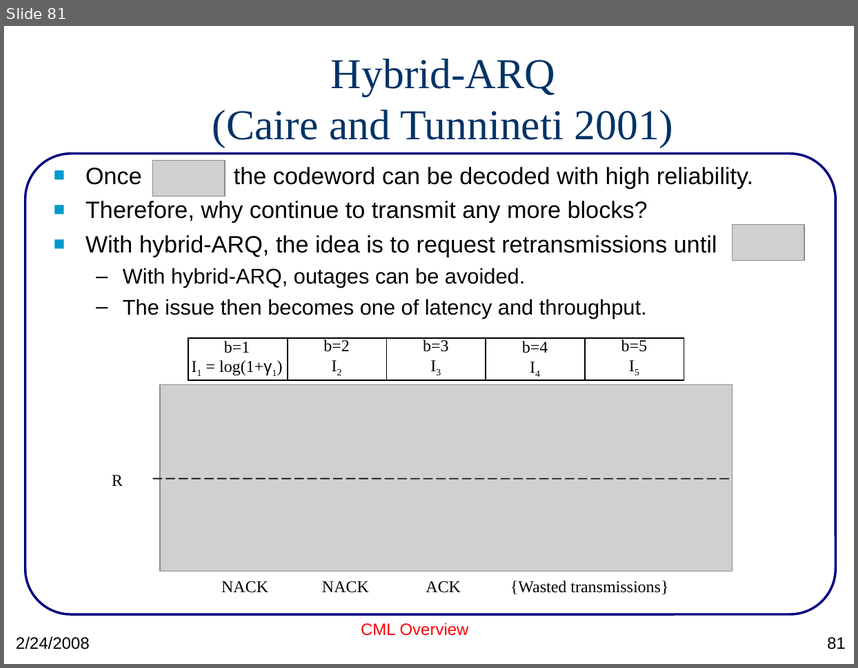
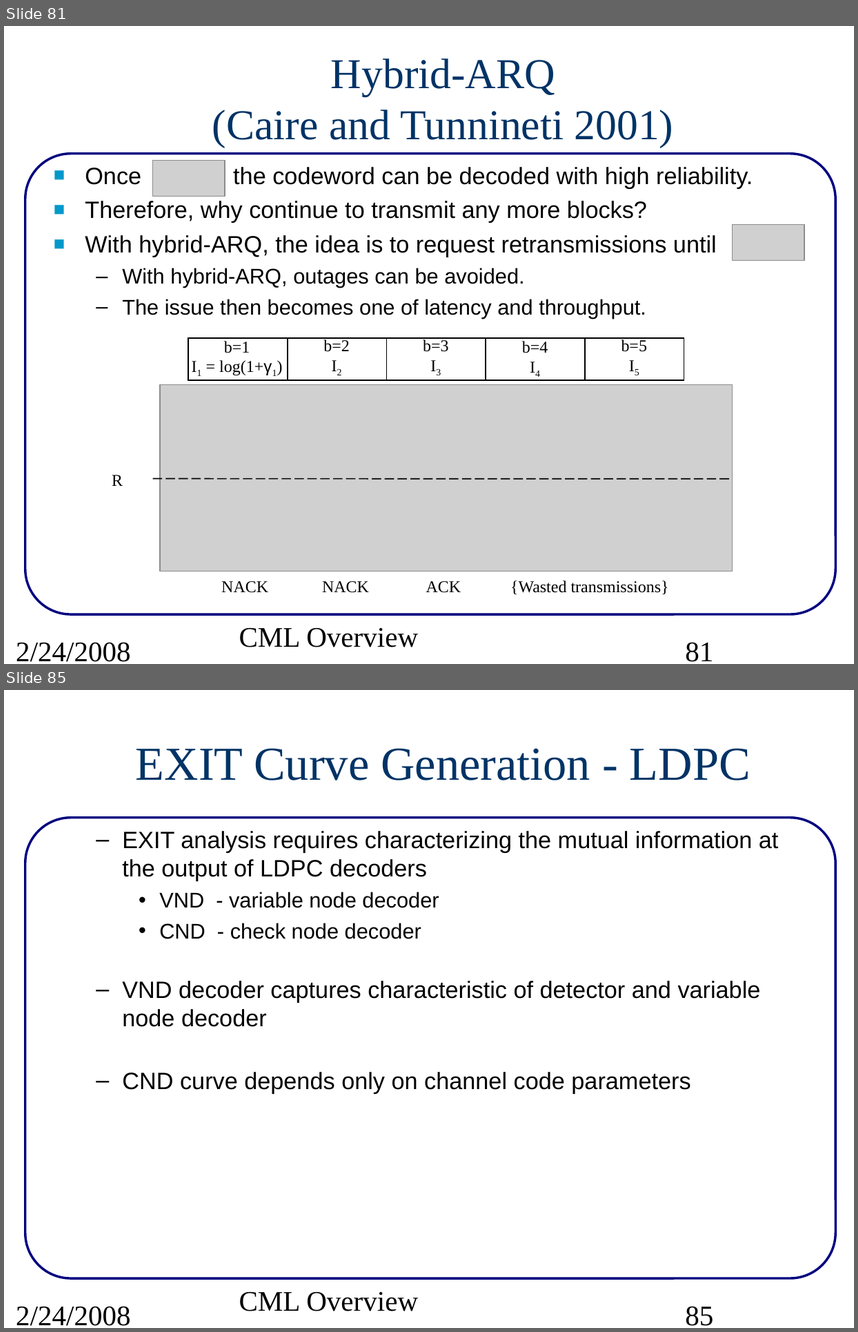
Before and after one commit to wvu-wcrl/CML, a slide deck: doc/src/CMLoverview.ppt. Shown one above the other, each under a label of ours: slide 81 before the commit, slides 81 and 85 after it; the slides between them are not shown. The pictures are 858x668 and 858x1332 pixels, drawn with LibreOffice and Linux fonts; fonts in the diff are those of the drawing; grey boxes stand for pictures. Boxes give left, top, right and bottom in pixels: in the first picture for what was removed or moved away, otherwise in the second. Text is boxed around its words. In the diff, an @@ line names an element or a change of style, - is before the commit and + after.

Commit message:
fixed formatting in cml/doc/readme.pdf.  First draft of EXIT documentation in CMLoverview.ppt

```diff
--- a/doc/src/CMLoverview.ppt
+++ b/doc/src/CMLoverview.ppt
@@ slide 85 added at (4, 690, 854, 1328), background #FFFFFF; not listed: 1 template element that a slide beside it also shows @@
@@ title added at (136, 748, 751, 780), 40 pt, text #003366 @@
+EXIT Curve Generation - LDPC
@@ text added at (122, 831, 779, 1093), 20 pt, text #000000 @@
+  – EXIT analysis requires characterizing the mutual information at the output of LDPC decoders
+    • VND - variable node decoder
+    • CND - check node decoder
+  – VND decoder captures characteristic of detector and variable node decoder
+  – CND curve depends only on channel code parameters
@@ text added at (16, 1305, 131, 1325), 24 pt, text #000000 @@
+2/24/2008
@@ text added at (239, 1291, 418, 1311), 24 pt, text #000000 @@
+CML Overview
@@ page number added at (685, 1305, 713, 1325), 24 pt, text #000000 @@
+85
@@ slide 81 changed as well @@
@@ text "Once the codeword can be ..." at (85, 167, 753, 319): indent changed @@
@@ text "CML Overview" at (239, 627, 418, 647): size 14 to 24 pt, font Arial to Times New Roman, text colour #FF0000 to #000000; alignment centre to left; less space between paragraphs @@
@@ text "2/24/2008" at (16, 641, 131, 661): size 14 to 24 pt, font Arial to Times New Roman; less space between paragraphs @@
@@ page number at (685, 641, 713, 661): size 14 to 24 pt, font Arial to Times New Roman; alignment right to left; less space between paragraphs @@
```
Also in this commit, not shown: 83 other slides changed, 7 other slides added, 2 other files.
